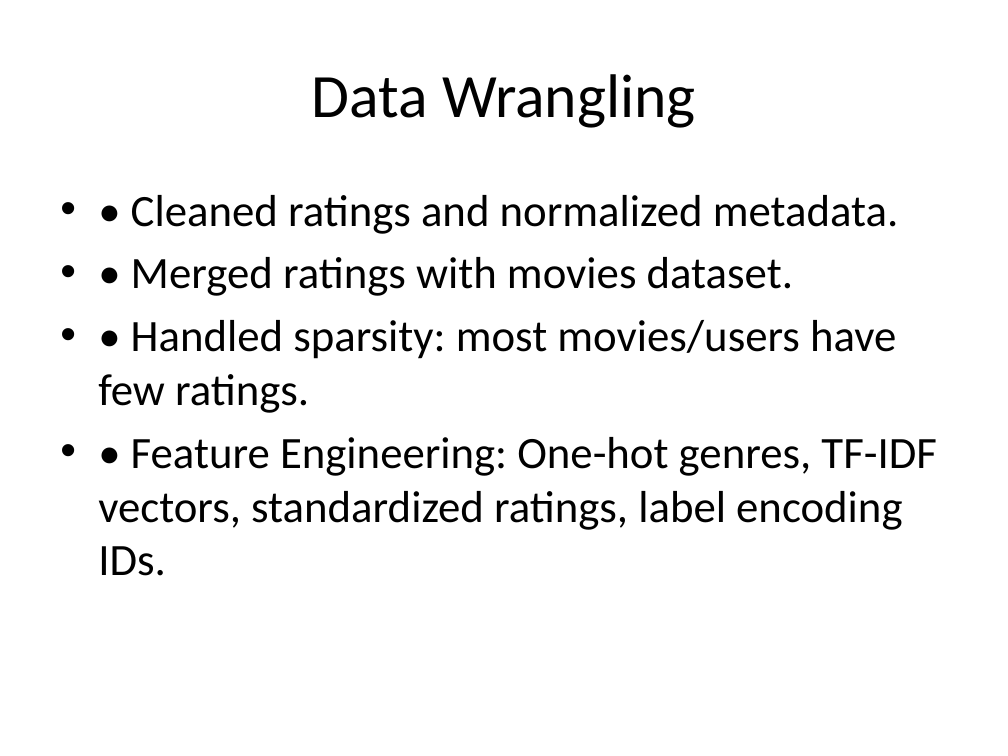
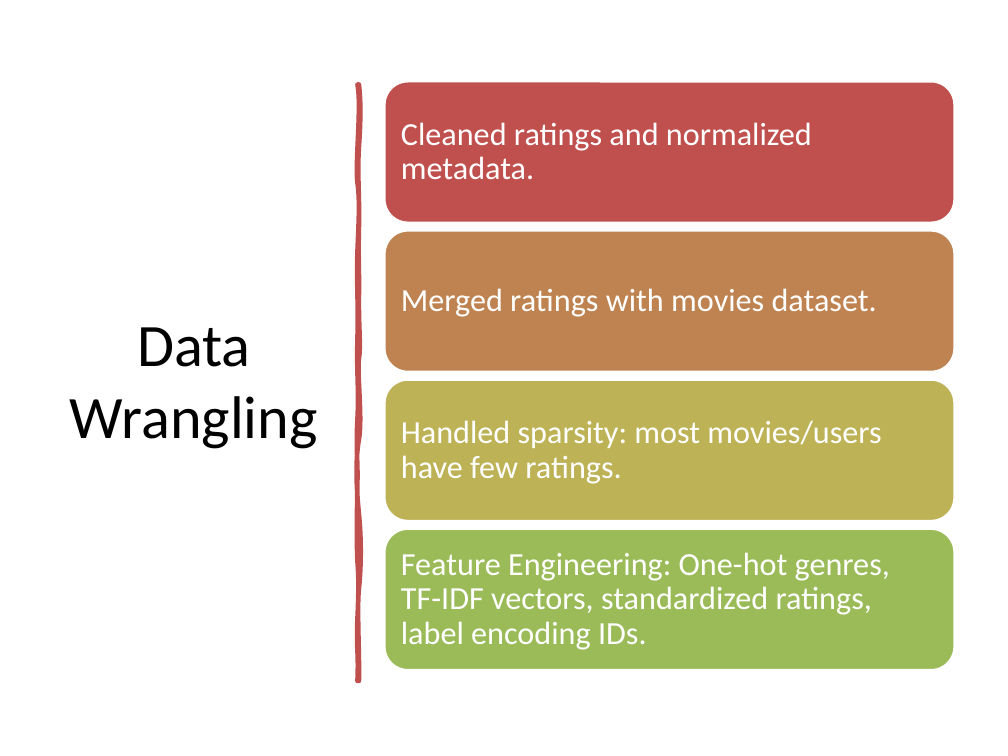
Before and after one commit to VidushiR/Springboard, a slide deck: slide 5 of CapstoneThree_MovieRecommedationSystem/reports/MovieRecommendationCapstoneThree_Final_Presentation.pptx. Drawn at 1008x756 pixels with LibreOffice and Linux fonts; fonts in the diff are those of the drawing. Boxes give left, top, right and bottom in pixels: in the first picture for what was removed or moved away, otherwise in the second. Text is boxed around its words. In the diff, an @@ line names an element or a change of style, - is before the commit and + after.

Commit message:
adding power point presentation for Movie recommendation Project

```diff
--- a/CapstoneThree_MovieRecommedationSystem/reports/MovieRecommendationCapstoneThree_Final_Presentation.pptx
+++ b/CapstoneThree_MovieRecommedationSystem/reports/MovieRecommendationCapstoneThree_Final_Presentation.pptx
@@ title "Data Wrangling": place and size @@
-title "Data Wrangling" at <box>312,74,696,128</box>
+title "Data Wrangling" at <box>70,327,318,449</box>
@@ title "Data Wrangling" at <box>70,327,318,449</box>: size 44 to 43 pt @@
@@ freeform shape added at <box>358,84,359,681</box>, fill #C0504D, outline #C0504D 3.25 pt @@
@@ text removed at <box>98,195,937,576</box> @@
-• • Cleaned ratings and normalized metadata.
-• • Merged ratings with movies dataset.
-• • Handled sparsity: most movies/users have few ratings.
-• • Feature Engineering: One-hot genres, TF-IDF vectors, standardized ratings, label encoding IDs.
@@ group added at <box>384,82,955,670</box>: 4 rounded rectangles, 4 texts @@
+Cleaned ratings and normalized metadata.
+Merged ratings with movies dataset.
+Handled sparsity: most movies/users have few ratings.
+Feature Engineering: One-hot genres, TF-IDF vectors, standardized ratings, label encoding IDs.
```
Also in this commit, not shown: 10 other slides changed, 9 slides added.
